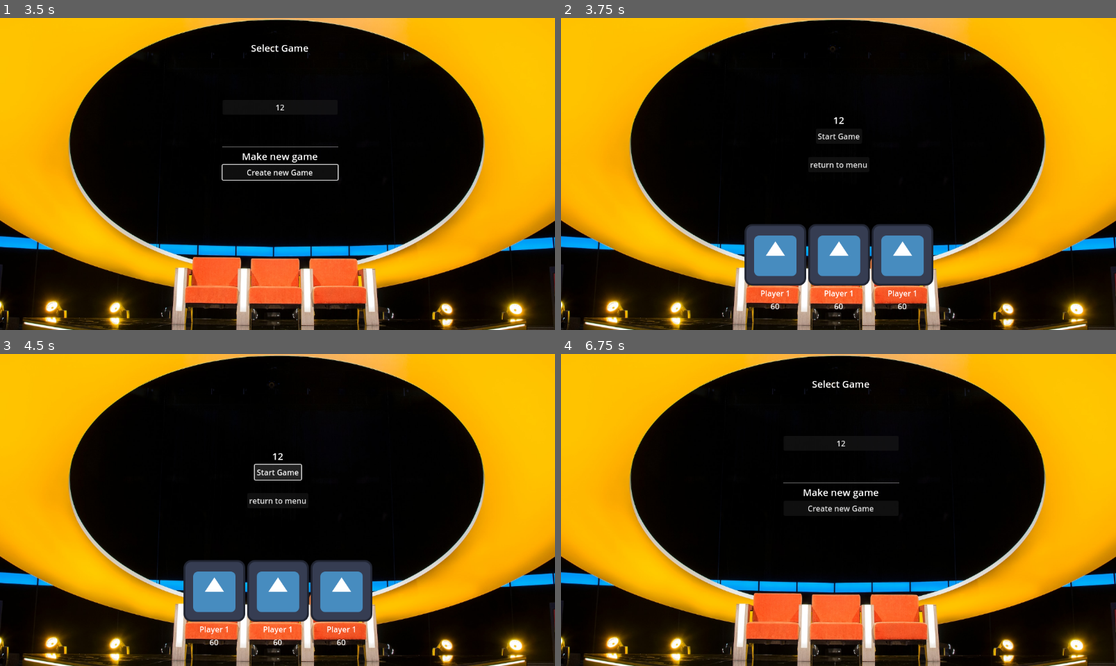
Above: before the commit, frames 1-4 (two rows, left to right).
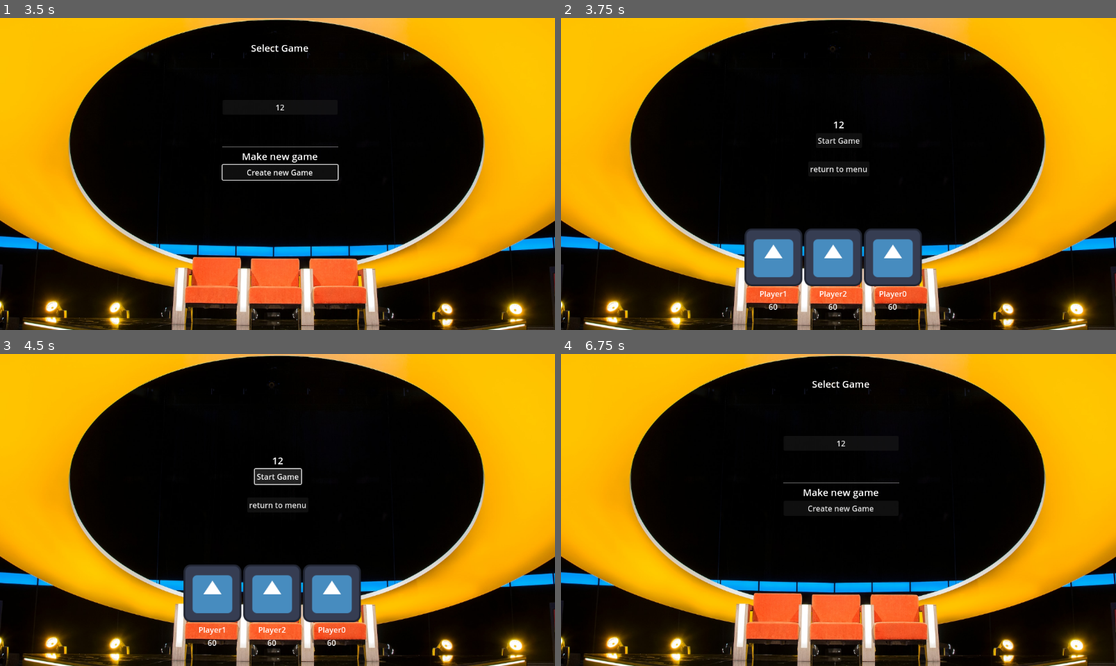
Above: after the commit, the same moments.

Repository: julesbauw/DeSlimsteMensMaker
Game: Godot game, scene res://scenes/menu.tscn
The game is run twice, just before and just after one commit, with the same random seed, the same clock (stepped at 60 frames per second) and the same inputs. The engine's default icon, where the game draws it, is replaced by a stand-in: a white triangle on a blue panel in a dark square.
Inputs (mouse positions are in pixels of both pictures, inside the frame that each line leads up to):
- Up to frame 1 (3.5 s): click "Create new Game" at 0.5 s; click (277, 170) at 1.27 s; type "12" at 1.35 s; click "Create new Game" at 2 s; click "OK" at 2.75 s
- Up to frame 2 (3.75 s): click "12" at 3.5 s
- Up to frame 3 (4.5 s): click "Start Game" at 4.25 s
- Up to frame 4 (6.75 s): click "Start Game" at 5 s; click "Start Game" at 5.75 s; click "return to menu" at 6.5 s

Frame 1 is identical in both runs. In frame 2, 3.8% of the frame differs, in the area x 33-68%, y 31-94%; in frame 3, 4.1%; in frame 4, nothing differs.

Commit message:
player images

Diff:
--- a/scenes/PlayerUI.gd
+++ /dev/null
@@ -1,9 +0,0 @@
-extends VBoxContainer
-
-class_name  PlayerUI
-
-@export var name_label:Label
-
-
-
-#func set_player(Player player):
--- a/scenes/Select_game.tscn
+++ b/scenes/Select_game.tscn
@@ -1,7 +1,7 @@
 [gd_scene load_steps=3 format=3 uid="uid://ul0tf1hkepw6"]
 
 [ext_resource type="LabelSettings" uid="uid://d0bm2ccwelpyo" path="res://menu/menu_text.tres" id="1_1qkbt"]
-[ext_resource type="Script" uid="uid://nhs16fywasjq" path="res://scripts/Menu/game_select_state.gd" id="1_34fkm"]
+[ext_resource type="Script" uid="uid://nhs16fywasjq" path="res://scripts/UI/game_select_state.gd" id="1_34fkm"]
 
 [node name="Select_Game" type="Control" node_paths=PackedStringArray("game_list", "name_input", "popup")]
 layout_mode = 3
--- a/scenes/menu.tscn
+++ b/scenes/menu.tscn
@@ -1,6 +1,6 @@
 [gd_scene load_steps=6 format=3 uid="uid://bhwl4e7fdrfo3"]
 
-[ext_resource type="Script" uid="uid://bw837kucbrn8k" path="res://scripts/Menu/state_machine_ui.gd" id="1_4ytvr"]
+[ext_resource type="Script" uid="uid://bw837kucbrn8k" path="res://scripts/UI/state_machine_ui.gd" id="1_4ytvr"]
 [ext_resource type="AudioStream" uid="uid://bsxt05fdyl2is" path="res://resources/audio/music.mp3" id="1_vjb58"]
 [ext_resource type="Texture2D" uid="uid://cspx7dqqa5mdb" path="res://resources/images/back2.jpeg" id="2_con2f"]
 [ext_resource type="PackedScene" uid="uid://qbaveq8wf24l" path="res://scenes/start_game_UI.tscn" id="4_4ytvr"]
@@ -45,6 +45,6 @@
 visible = false
 layout_mode = 1
 offset_left = 88.0
-offset_top = -145.0
+offset_top = -140.0
 offset_right = 88.0
-offset_bottom = -145.0
+offset_bottom = -140.0
--- a/scenes/player_ui.tscn
+++ b/scenes/player_ui.tscn
@@ -1,16 +1,21 @@
 [gd_scene load_steps=3 format=3 uid="uid://b4peqit17xsec"]
 
 [ext_resource type="Texture2D" uid="uid://cdjprr3xh7ang" path="res://icon.svg" id="1_eho8r"]
-[ext_resource type="Script" uid="uid://bisfi1f4h2hh" path="res://scenes/PlayerUI.gd" id="1_sk4pr"]
+[ext_resource type="Script" uid="uid://bisfi1f4h2hh" path="res://scripts/UI/PlayerUI.gd" id="1_sk4pr"]
 
-[node name="PlayerUI" type="VBoxContainer"]
+[node name="PlayerUI" type="VBoxContainer" node_paths=PackedStringArray("name_label", "score_label", "texture")]
 offset_right = 40.0
 offset_bottom = 40.0
 script = ExtResource("1_sk4pr")
+name_label = NodePath("Label")
+score_label = NodePath("Label2")
+texture = NodePath("TextureRect")
 
 [node name="TextureRect" type="TextureRect" parent="."]
+custom_minimum_size = Vector2(120, 120)
 layout_mode = 2
 texture = ExtResource("1_eho8r")
+expand_mode = 3
 
 [node name="Label" type="Label" parent="."]
 layout_mode = 2
--- a/scenes/start_game_UI.tscn
+++ b/scenes/start_game_UI.tscn
@@ -1,6 +1,6 @@
 [gd_scene load_steps=4 format=3 uid="uid://qbaveq8wf24l"]
 
-[ext_resource type="Script" uid="uid://b4tjvre61t6le" path="res://scripts/Menu/start_game_state.gd" id="1_6dibe"]
+[ext_resource type="Script" uid="uid://b4tjvre61t6le" path="res://scripts/UI/start_game_state.gd" id="1_6dibe"]
 [ext_resource type="LabelSettings" uid="uid://d0bm2ccwelpyo" path="res://menu/menu_text.tres" id="2_0oegl"]
 [ext_resource type="PackedScene" uid="uid://b4peqit17xsec" path="res://scenes/player_ui.tscn" id="3_0oegl"]
 
--- /dev/null
+++ b/scripts/UI/PlayerUI.gd
@@ -0,0 +1,20 @@
+extends VBoxContainer
+
+class_name  PlayerUI
+
+@export var name_label:Label
+
+@export var score_label:Label
+
+@export var texture: TextureRect
+
+
+
+
+func set_player(player:Player):
+	name_label.text = player.player_name
+	score_label.text = str(player.score)
+
+	if player.image != null:
+		print("gebeut dit?")
+		texture.texture = player.image
--- a/scripts/Menu/game_select_state.gd
+++ b/scripts/UI/game_select_state.gd
@@ -64,6 +64,7 @@
 		GameManager.players = FileParser.parse_players_from_directory(player_dir_name)
 
 	print("Selected game:", GameManager.GAME_NAME)
+	print("Player  amount: ", len(GameManager.players))
 	state_machine.switch_state(state_machine.state.START_GAME)
 
 func _on_create_game_pressed():
--- a/scripts/Menu/start_game_state.gd
+++ b/scripts/UI/start_game_state.gd
@@ -9,9 +9,24 @@
 
 const GAMES_DIR := "user://games"
 
+@onready var player_ui_scene:PackedScene = load("res://scenes/player_ui.tscn")
+
 func enter_state():
 	super.enter_state()
 	game_name.text = GameManager.GAME_NAME
+
+	for child in player_list.get_children():
+		child.free()
+
+	if player_ui_scene == null:
+		push_error("Could not load player UI")
+		return
+
+	for player in GameManager.players:
+		var player_ui = player_ui_scene.instantiate() as PlayerUI
+		player_ui.set_player(player)
+		player_list.add_child(player_ui)
+
 
 
 
@@ -21,5 +36,7 @@
 	else:
 		push_error("No state_machine found for state: " + str(state))
 
+
+
 func _on_start_game_pressed():
 	pass
--- a/scripts/globals/file_parser.gd
+++ b/scripts/globals/file_parser.gd
@@ -20,16 +20,18 @@
 		if not player_dir.current_is_dir() and player_file_name.ends_with(".txt"):
 			var player_file_path = player_dir_name + "/" + player_file_name
 			var player = FileParser.parse_player_file(player_file_path)
-			if (player != null):
+			if player != null:
 				players.append(player)
 		player_file_name = player_dir.get_next()
 
 	for player in players:
 		var full_image_path = player_dir_name + "/" + player.image_path
 		if player.image_path != "" and FileAccess.file_exists(full_image_path):
-			print("image_found")
-			player.image = load(full_image_path)
-
+			print("image_found: ",full_image_path)
+			var img = Image.new()
+			if img.load(full_image_path) == OK:
+				player.image = ImageTexture.create_from_image(img)
+			print(player.image)
 	return players
 
 func parse_player_file(file_path:String) -> Player:
--- a/scripts/globals/game_file_manager.gd
+++ b/scripts/globals/game_file_manager.gd
@@ -75,8 +75,8 @@
 			continue
 
 		file.store_string(
-			"name: Player" + str(i) + "\n" +
-			"start_score: 60\n"
+			"player_name: Player" + str(i) + "\n" +
+			"score: 60\n"
 		)
 
 		file.close()
Renamed: scenes/PlayerUI.gd.uid -> scripts/UI/PlayerUI.gd.uid
Renamed: scripts/Menu/game_select_state.gd.uid -> scripts/UI/game_select_state.gd.uid
Renamed: scripts/Menu/start_game_state.gd.uid -> scripts/UI/start_game_state.gd.uid
Renamed: scripts/Menu/state_machine_ui.gd -> scripts/UI/state_machine_ui.gd
Renamed: scripts/Menu/state_machine_ui.gd.uid -> scripts/UI/state_machine_ui.gd.uid
Renamed: scripts/Menu/state_ui.gd -> scripts/UI/state_ui.gd
Renamed: scripts/Menu/state_ui.gd.uid -> scripts/UI/state_ui.gd.uid
